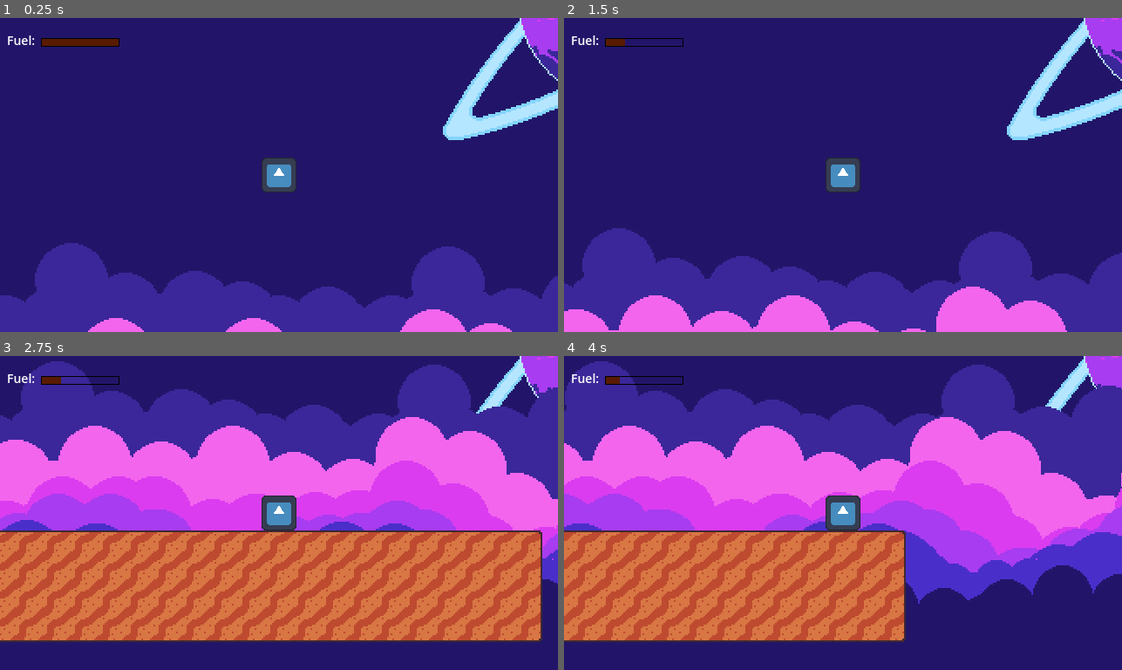
Above: before the commit, frames 1-4 (two rows, left to right).
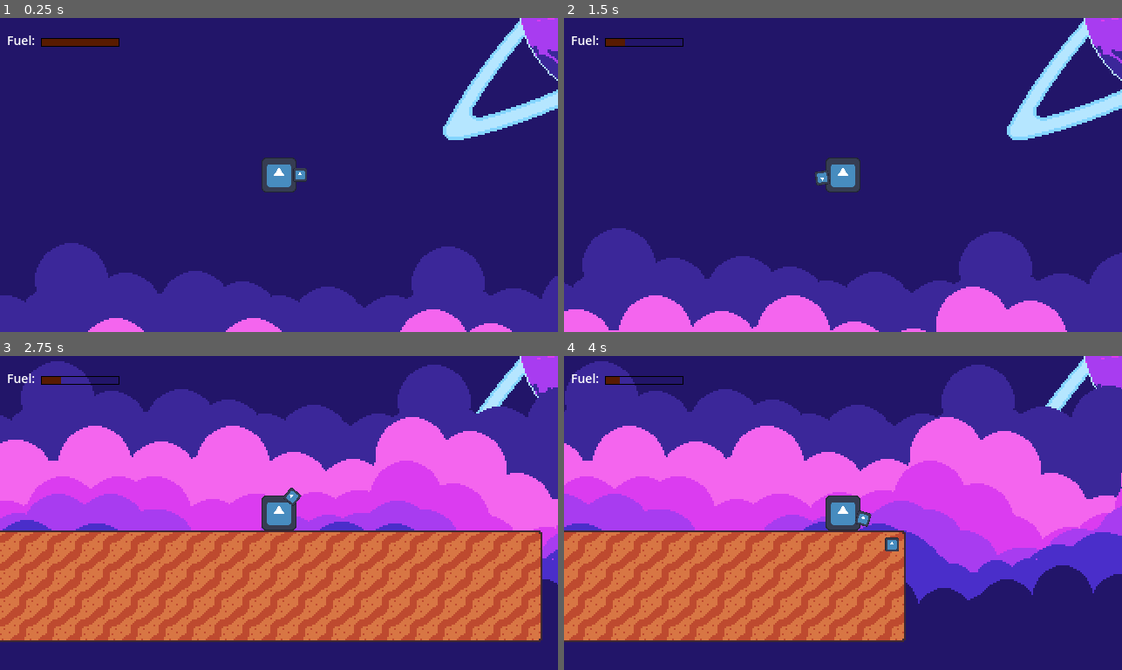
Above: after the commit, the same moments.

Repository: Renan-G-projec/A-Journey-Of-A-Robot
Game: Godot game, scene res://scenes/main_game.tscn
The game is run twice, just before and just after one commit, with the same random seed, the same clock (stepped at 60 frames per second) and the same inputs. The engine's default icon, where the game draws it, is replaced by a stand-in: a white triangle on a blue panel in a dark square.
Inputs (mouse positions are in pixels of both pictures, inside the frame that each line leads up to):
- Up to frame 1 (0.25 s): no input
- Up to frame 2 (1.5 s): tap Enter at 0.5 s; move the mouse to (965, 159) at 0.52 s; hold Space (UseJetpack) 0.53-1.28 s; hold Right (ui_right) from 0.53 s (still down); click (965, 159) at 0.67 s; tap Up at 0.77 s; move the mouse to (731, 190) at 1.27 s; tap Alt at 1.35 s; click (731, 190) at 1.42 s
- Up to frame 3 (2.75 s): tap Up at 1.52 s; move the mouse to (334, 443) at 2.02 s; release Right (ui_right) at 2.03 s; hold Left (ui_left) from 2.03 s (still down); tap Shift at 2.1 s; click (334, 443) at 2.17 s
- Up to frame 4 (4 s): move the mouse to (815, 575) at 2.77 s; release Left (ui_left) at 2.78 s; hold Right (ui_right) from 2.78 s (still down); tap Space (UseJetpack) at 2.85 s; click (815, 575) at 2.92 s; tap Up at 3.02, 3.77 s; move the mouse to (1010, 560) at 3.52 s; tap Alt at 3.6 s; click (1010, 560) at 3.67 s

The runs differ from the first frame. In frame 1, 0.1% of the frame differs, in the area x 52-55%, y 47-53%; in frame 2, 0.1%; in frame 3, less than 0.1%; in frame 4, 0.2%, in the area x 52-60%, y 49-63%.

Commit message:
feat: Basic raycasting added. AMDG

Diff:
--- a/project.godot
+++ b/project.godot
@@ -47,6 +47,10 @@
 ]
 }
 
+[layer_names]
+
+2d_physics/layer_32="MinerableTilesetCollisionLayer"
+
 [physics]
 
 3d/physics_engine="Jolt Physics"
--- /dev/null
+++ b/scenes/driil.tscn
@@ -0,0 +1,23 @@
+[gd_scene format=3 uid="uid://bemutxqtpltv"]
+
+[ext_resource type="Texture2D" uid="uid://desc4bbpn04mk" path="res://icon.svg" id="1_jlir2"]
+[ext_resource type="Script" uid="uid://dk7plu8wtyjiw" path="res://scripts/driil.gd" id="1_nystb"]
+
+[node name="Driil" type="Node2D" unique_id=1818039523]
+script = ExtResource("1_nystb")
+
+[node name="Pivot" type="Node2D" parent="." unique_id=774165111]
+
+[node name="Sprite2D" type="Sprite2D" parent="Pivot" unique_id=1024974286]
+position = Vector2(8, -4)
+scale = Vector2(0.06249999, 0.06250001)
+texture = ExtResource("1_jlir2")
+centered = false
+
+[node name="RayCast2D" type="RayCast2D" parent="." unique_id=808768737]
+target_position = Vector2(0, 0)
+
+[node name="SelectedBlockEffect" type="Sprite2D" parent="." unique_id=1057735066]
+position = Vector2(4, 4)
+scale = Vector2(0.0625, 0.0625)
+texture = ExtResource("1_jlir2")
--- a/scenes/main_game.tscn
+++ b/scenes/main_game.tscn
@@ -1,7 +1,6 @@
 [gd_scene format=4 uid="uid://dunsoeybawqx3"]
 
 [ext_resource type="Script" uid="uid://bnhtu844u6arp" path="res://scripts/main_game.gd" id="1_0rdsr"]
-[ext_resource type="PackedScene" uid="uid://k7uec0kqr3hp" path="res://scenes/tmp_floor.tscn" id="2_0rdsr"]
 [ext_resource type="PackedScene" uid="uid://d2lp3oifvrs2l" path="res://scenes/background.tscn" id="3_0rdsr"]
 [ext_resource type="PackedScene" uid="uid://ca7k54w3cw001" path="res://scenes/player.tscn" id="3_d2op2"]
 [ext_resource type="Texture2D" uid="uid://cbjt8q2f8iaj5" path="res://assets/sprites/planetTileset.png" id="3_ygxny"]
@@ -110,7 +109,7 @@
 7:1/0/physics_layer_0/polygon_0/points = PackedVector2Array(-8, -8, 8, -8, 8, 8, -8, 8)
 
 [sub_resource type="TileSet" id="TileSet_ocxxs"]
-physics_layer_0/collision_layer = 1
+physics_layer_0/collision_layer = 2147483649
 sources/0 = SubResource("TileSetAtlasSource_wi4c7")
 
 [node name="MainGame" type="Node2D" unique_id=1068834764]
@@ -125,9 +124,6 @@
 [node name="Player" parent="." unique_id=698178977 instance=ExtResource("3_d2op2")]
 position = Vector2(329, 31)
 
-[node name="tmpFloor" parent="." unique_id=496901746 instance=ExtResource("2_0rdsr")]
-position = Vector2(326, 360)
-
 [node name="GameUI" type="CanvasLayer" parent="." unique_id=1364669269]
 
 [node name="ResourceUI" parent="GameUI" unique_id=1653505830 instance=ExtResource("5_ipu61")]
--- a/scenes/player.tscn
+++ b/scenes/player.tscn
@@ -2,6 +2,7 @@
 
 [ext_resource type="Texture2D" uid="uid://desc4bbpn04mk" path="res://icon.svg" id="1_3vyb7"]
 [ext_resource type="Script" uid="uid://yqocy8ghyc27" path="res://scripts/player.gd" id="1_g2els"]
+[ext_resource type="PackedScene" uid="uid://bemutxqtpltv" path="res://scenes/driil.tscn" id="3_qhqgy"]
 
 [sub_resource type="RectangleShape2D" id="RectangleShape2D_ocxxs"]
 
@@ -19,3 +20,7 @@
 [node name="Camera2D" type="Camera2D" parent="." unique_id=1230567338]
 zoom = Vector2(2, 2)
 process_callback = 0
+position_smoothing_speed = 7.0
+
+[node name="Driil" parent="." unique_id=1818039523 instance=ExtResource("3_qhqgy")]
+range = null
--- a/scenes/tmp_floor.tscn
+++ /dev/null
@@ -1,8 +0,0 @@
-[gd_scene format=3 uid="uid://k7uec0kqr3hp"]
-
-[sub_resource type="WorldBoundaryShape2D" id="WorldBoundaryShape2D_ocxxs"]
-
-[node name="tmpFloor" type="StaticBody2D" unique_id=496901746]
-
-[node name="CollisionShape2D" type="CollisionShape2D" parent="." unique_id=586044418]
-shape = SubResource("WorldBoundaryShape2D_ocxxs")
--- /dev/null
+++ b/scripts/driil.gd
@@ -0,0 +1,31 @@
+extends Node2D
+
+@onready var raycast: RayCast2D = $RayCast2D
+@onready var sprite: Node2D = $Pivot
+@onready var selected_block_effect: Sprite2D = $SelectedBlockEffect
+
+# Size in tiles
+@export var range: int = 4
+
+signal mined_block(tilemap_position: Vector2i)
+
+func _physics_process(delta: float) -> void:
+    var mouse_pos: Vector2 = get_global_mouse_position()
+    var mouse_ang: float = global_position.angle_to_point(mouse_pos)
+    sprite.rotation = mouse_ang
+
+    var ray_vector: Vector2 = (range * 16 * Vector2.from_angle(mouse_ang))
+    raycast.target_position = ray_vector
+
+    var collider: TileMapLayer = raycast.get_collider() as TileMapLayer
+    if collider:
+        var collision_point: Vector2 = collider.to_local(raycast.get_collision_point() + Vector2.from_angle(mouse_ang) * 0.1)
+
+        var collision_tile: Vector2i = collider.local_to_map(collision_point)
+
+        selected_block_effect.visible = true;
+        selected_block_effect.global_position = collider.to_global(collider.map_to_local(collision_tile))
+
+        mined_block.emit(collision_tile)
+    else:
+        selected_block_effect.visible = false;
Not shown, added: scripts/driil.gd.uid
